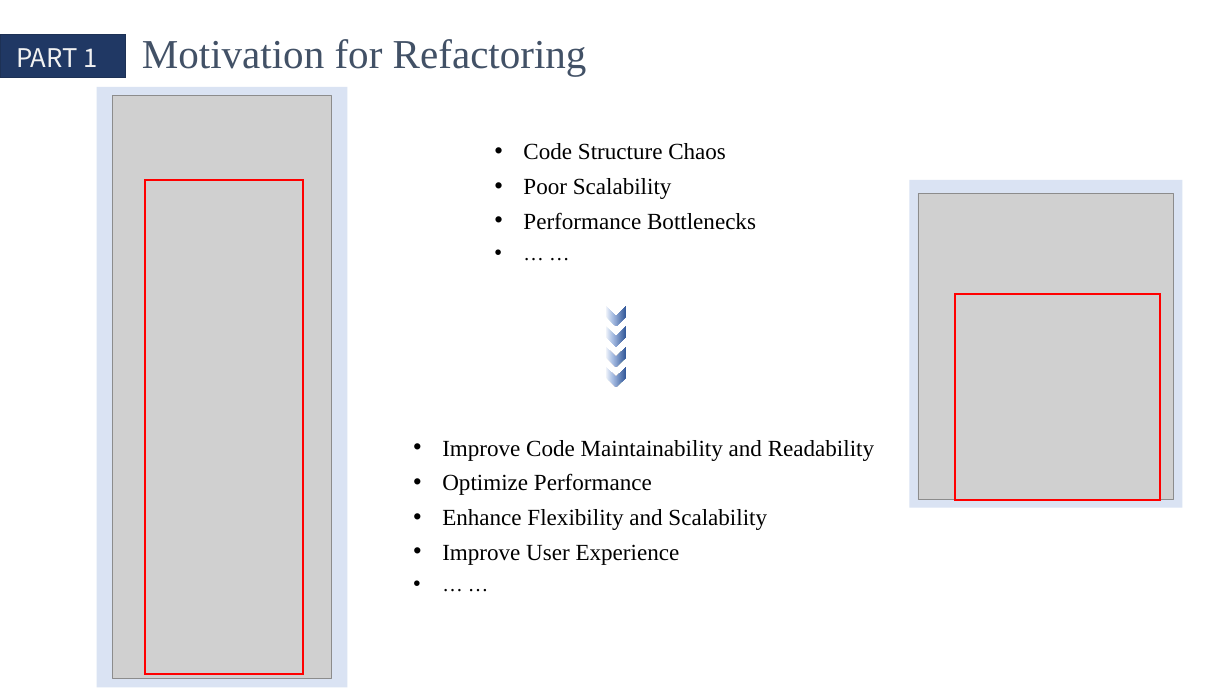
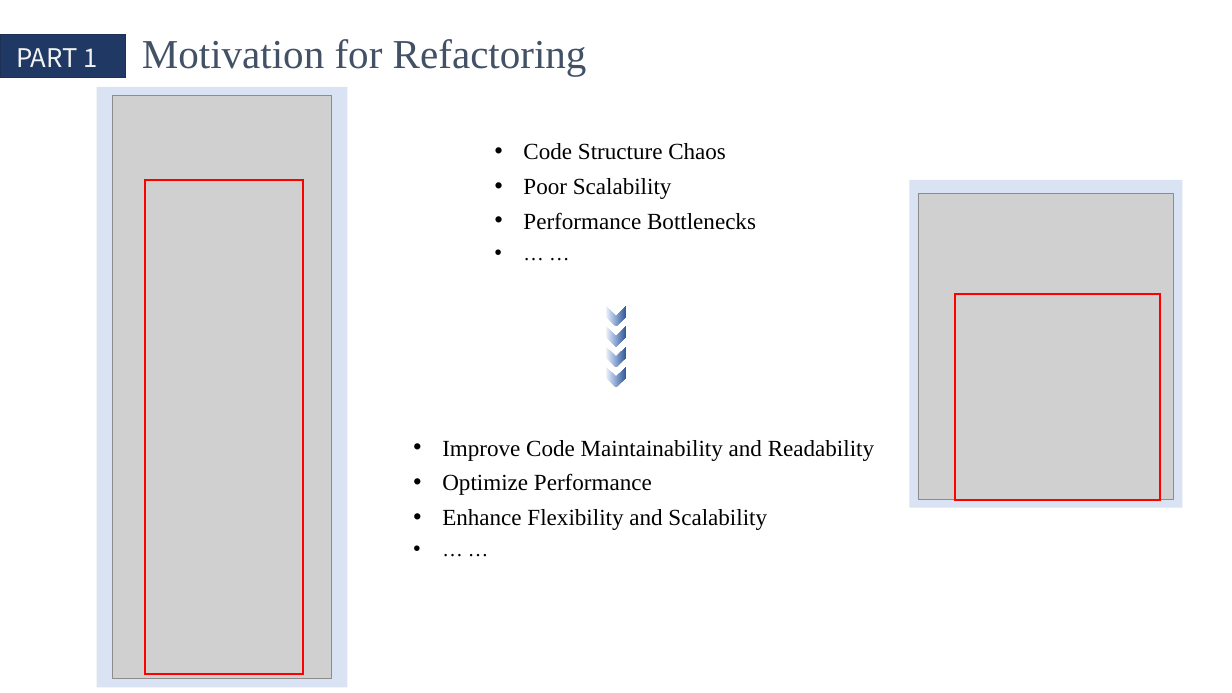
Before and after one commit to QinCheng0928/Cocos2d, a slide deck: slide 4 of 文档/DesignPattern.pptx. Drawn at 1232x693 pixels with LibreOffice and Linux fonts; fonts in the diff are those of the drawing; grey boxes stand for pictures. Boxes give left, top, right and bottom in pixels: in the first picture for what was removed or moved away, otherwise in the second. Text is boxed around its words. In the diff, an @@ line names an element or a change of style, - is before the commit and + after.

```diff
--- a/文档/DesignPattern.pptx
+++ b/文档/DesignPattern.pptx
@@ text at <box>442,544,680,565</box>: paragraph removed @@
-• Improve User Experience
```
Also in this commit, not shown: 6 other slides changed.
